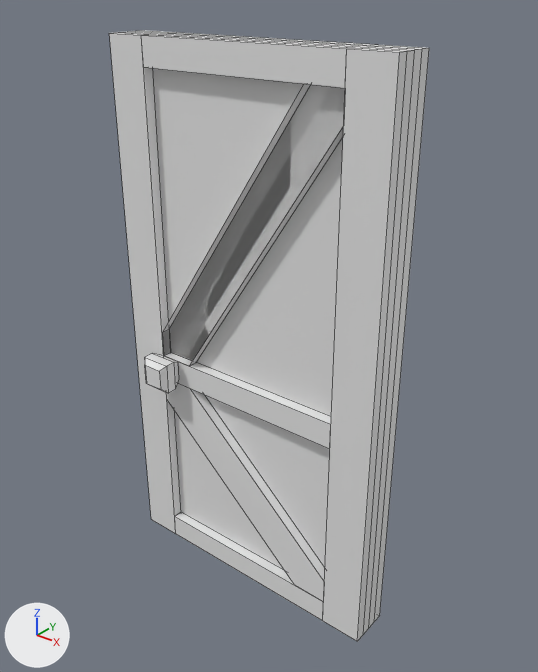
The FBX model Assets/_Project/Art/3D/Rooms/Door.fbx: old version first, new version second.
One viewpoint serves both versions: a 50 mm camera at (2.54, -2.92, 3.53) aimed at (0.16, 0.06, 1.68). Arrows for +X, +Y and +Z are at lower left; the lights stay in place. The first picture is the older version. Mesh edges are drawn as thin lines. Materials are left out; every surface is plain grey. Vertices at exactly the same position are counted once.

Objects in the first picture: 'WoodenPlankAR_Base01.005'.
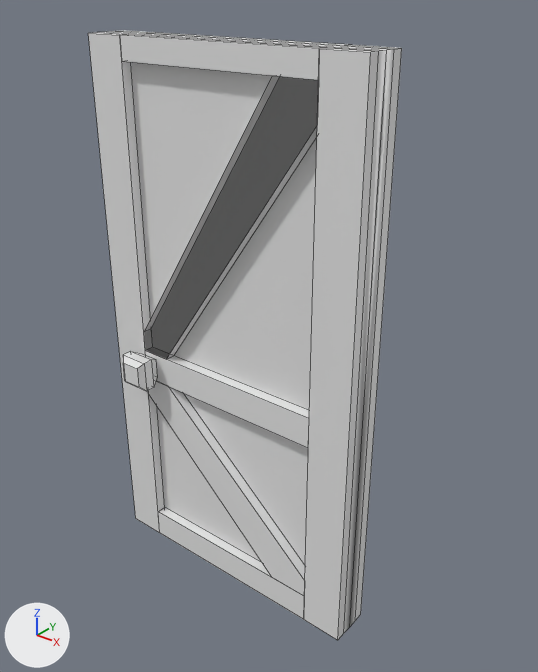
The change, as a list of edits to the scene's bpy script:
```text
Change me_cube_093:
    used by ob_woodenplankar_base01_005; location = (0.0, 0.0, 0.0)
    remove me_cube_093.from_pydata(...)  # 166 vertices, 124 faces; spans x -1.22..1.4, y -0.28..0.28, z 0.0..3.25
    add me_cube_093.from_pydata(...)  # 136 vertices, 123 faces; spans x -0.88..0.88, y -0.34..0.22, z 0.0..3.25
    me_cube_093 part 1: the loose piece of 32 vertices spanning x -0.53..0.97, y 0.06..0.13, z 0.0..3.25 is rebuilt with 100 vertices and now spans x -0.88..0.88, y -0.19..0.06, z 0.0..3.25
    me_cube_093 part 2: a new loose piece of 16 vertices spanning x -0.69..-0.5, y -0.34..-0.19, z 1.25..1.44
    me_cube_093 part 3: the loose piece of 18 vertices spanning x -0.53..0.72, y -0.12..-0.06, z 1.41..3.25 is deleted
    me_cube_093 part 4
    103 vertices are removed from x -1.22..1.4, y -0.28..0.28, z 0.0..3.25
    82 faces are deleted
    19 vertices are added at x -0.69..0.14, y -0.27..0.22, z 1.25..1.44
    14 new faces join them
    other edits to the shape of me_cube_093 do not show in these pictures
```

Changed parts and their boxes [x1, y1, x2, y2] in the pictures (538 x 672 px):
'WoodenPlankAR_Base01.005', reshaped: before [109, 30, 429, 642]; after [88, 30, 402, 640]
part 1 of me_cube_093, rebuilt (mostly hidden before): before [174, 32, 429, 622]; after [88, 30, 402, 640]
part 2 of me_cube_093, added: after [123, 351, 158, 391]
part 3 of me_cube_093, deleted: before [142, 34, 353, 366]
part 4 of me_cube_093, built on: before [109, 30, 422, 642]
